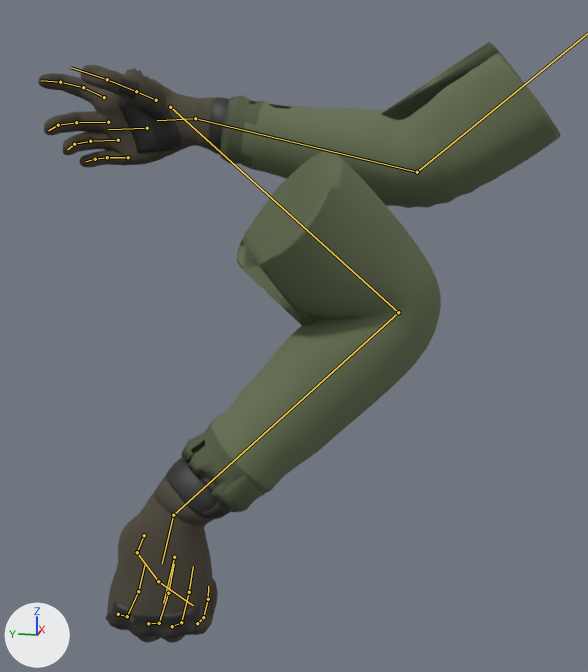
What one commit did to the glTF model assets/models/arms/arms.glb.
One viewpoint serves both versions: a 50 mm camera at (-0.696, -0.098, -0.234) aimed at (0.028, 0.047, -0.415). Every picture has the same lights, and +X, +Y and +Z are marked at lower left. The picture after the commit comes second. Both versions are drawn at frame 0 of the action 'cyber_Hold'; the numbers are the values there. The bones that change, and the others that lie on the model, are drawn over the model as lines.

The first picture shows 'Arm_L', 'Arm_R'.
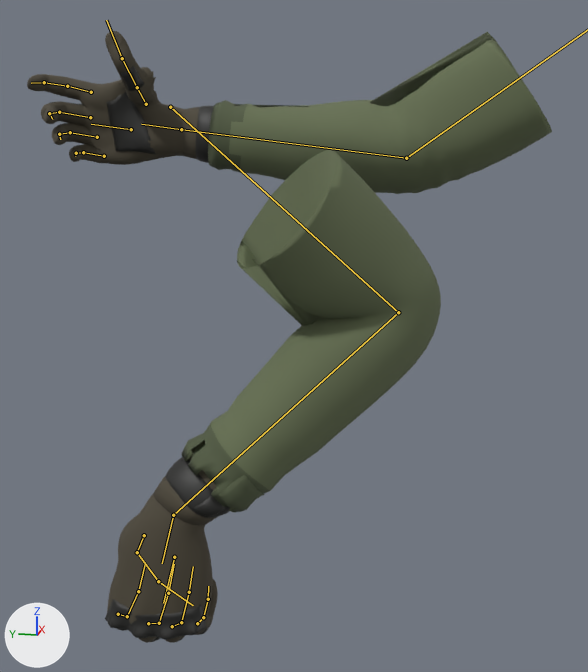
Boxes [x1, y1, x2, y2] around the edits, measured in the pictures (588 x 672 px):
'Arm_L', posed
    before: [106, 150, 441, 643]
    after: [105, 150, 441, 643]
'Arm_R', posed
    before: [38, 42, 561, 208]
    after: [27, 31, 552, 194]
bone 'Forearm_R', root to tip
    before: (417, 172) to (195, 118)
    after: (406, 158) to (181, 129)
bone 'Hand_R', root to tip
    before: (195, 118) to (157, 120)
    after: (181, 129) to (141, 124)
bone 'Index1_R', root to tip
    before: (104, 97) to (83, 87)
    after: (91, 92) to (67, 86)
bone 'Index2_R', root to tip
    before: (83, 87) to (60, 82)
    after: (67, 86) to (44, 82)
bone 'Index3_R', root to tip
    before: (60, 82) to (41, 80)
    after: (44, 82) to (31, 83)
bone 'Middle1_R', root to tip
    before: (108, 122) to (76, 122)
    after: (90, 117) to (59, 112)
bone 'Middle2_R', root to tip
    before: (76, 122) to (58, 125)
    after: (59, 112) to (49, 113)
bone 'Middle3_R', root to tip
    before: (58, 125) to (48, 130)
    after: (49, 113) to (52, 119)
bone 'Pinky1_R', root to tip
    before: (128, 157) to (107, 157)
    after: (104, 156) to (83, 152)
bone 'Pinky2_R', root to tip
    before: (107, 157) to (95, 159)
    after: (83, 152) to (76, 153)
bone 'Pinky3_R', root to tip
    before: (95, 159) to (86, 161)
    after: (76, 153) to (75, 156)
bone 'Ring1_R', root to tip
    before: (118, 140) to (90, 141)
    after: (97, 137) to (70, 132)
bone 'Ring2_R', root to tip
    before: (90, 141) to (74, 144)
    after: (70, 132) to (59, 134)
bone 'Thumb1_R', root to tip
    before: (156, 100) to (136, 91)
    after: (146, 104) to (137, 87)
bone 'Thumb2_R', root to tip
    before: (136, 91) to (107, 79)
    after: (137, 87) to (122, 58)
bone 'Thumb3_R', root to tip
    before: (107, 79) to (71, 67)
    after: (122, 58) to (106, 20)

Diff of the bpy script that builds the scene:
```diff
--- a/assets/models/arms/arms.glb.py
+++ b/assets/models/arms/arms.glb.py
@@ bone_upperarm_r @@
 bone_upperarm_r = bpy.data.objects['Arms'].pose.bones['UpperArm_R']  # child of 'Shoulder_R'
-bone_upperarm_r.rotation_quaternion = (0.865, -0.234, 0.0, 0.443)  # degrees (-24, 12, 52)
+bone_upperarm_r.rotation_quaternion = (0.851, -0.218, 0.0, 0.477)  # degrees (-22, 12, 56)
@@ bone_forearm_r @@
 bone_forearm_r = bpy.data.objects['Arms'].pose.bones['Forearm_R']  # child of 'UpperArm_R'
-bone_forearm_r.rotation_quaternion = (0.997, 0.073, -0.003, -0.002)  # degrees (8, 0, 0)
+bone_forearm_r.rotation_quaternion = (0.994, 0.013, 0.088, -0.064)  # degrees (1, 10, -7)
@@ bone_hand_r @@
 bone_hand_r = bpy.data.objects['Arms'].pose.bones['Hand_R']  # child of 'Forearm_R'
-bone_hand_r.rotation_quaternion = (0.976, 0.144, 0.032, -0.159)  # degrees (16, 6, -18)
+bone_hand_r.rotation_quaternion = (0.991, 0.131, -0.001, -0.022)  # degrees (15, 0, -3)
@@ bone_index1_r @@
 bone_index1_r = bpy.data.objects['Arms'].pose.bones['Index1_R']  # child of 'Hand_R'
-bone_index1_r.rotation_quaternion = (0.985, 0.11, 0.006, 0.136)  # degrees (13, -1, 16)
+bone_index1_r.rotation_quaternion = (0.999, 0.024, -0.003, -0.021)  # degrees (3, 0, -2)
@@ bone_index2_r @@
 bone_index2_r = bpy.data.objects['Arms'].pose.bones['Index2_R']  # child of 'Index1_R'
-bone_index2_r.rotation_quaternion = (0.985, -0.174, 0.0, 0.0)  # degrees (-20, 0, 0)
+bone_index2_r.rotation_quaternion = (0.996, -0.087, 0.0, 0.0)  # degrees (-10, 0, 0)
@@ bone_index3_r @@
 bone_index3_r = bpy.data.objects['Arms'].pose.bones['Index3_R']  # child of 'Index2_R'
-bone_index3_r.rotation_quaternion = (0.954, -0.301, 0.0, 0.0)  # degrees (-35, 0, 0)
+bone_index3_r.rotation_quaternion = (0.875, -0.485, 0.0, 0.0)  # degrees (-58, 0, 0)
@@ bone_middle1_r @@
 bone_middle1_r = bpy.data.objects['Arms'].pose.bones['Middle1_R']  # child of 'Hand_R'
-bone_middle1_r.rotation_quaternion = (0.958, -0.257, -0.034, 0.126)  # degrees (-30, 0, 15)
+bone_middle1_r.rotation_quaternion = (0.933, -0.335, -0.044, 0.123)  # degrees (-40, 0, 15)
@@ bone_middle2_r @@
 bone_middle2_r = bpy.data.objects['Arms'].pose.bones['Middle2_R']  # child of 'Middle1_R'
-bone_middle2_r.rotation_quaternion = (0.966, -0.259, 0.0, 0.0)  # degrees (-30, 0, 0)
+bone_middle2_r.rotation_quaternion = (0.941, -0.338, 0.0, 0.0)  # degrees (-40, 0, 0)
@@ bone_middle3_r @@
 bone_middle3_r = bpy.data.objects['Arms'].pose.bones['Middle3_R']  # child of 'Middle2_R'
-bone_middle3_r.rotation_quaternion = (0.978, -0.208, 0.0, 0.0)  # degrees (-24, 0, 0)
+bone_middle3_r.rotation_quaternion = (0.964, -0.264, 0.0, 0.0)  # degrees (-31, 0, 0)
@@ bone_pinky1_r @@
 bone_pinky1_r = bpy.data.objects['Arms'].pose.bones['Pinky1_R']  # child of 'Hand_R'
-bone_pinky1_r.rotation_quaternion = (0.961, -0.141, -0.061, 0.232)  # degrees (-17, -3, 28)
+bone_pinky1_r.rotation_quaternion = (0.942, -0.236, -0.084, 0.224)  # degrees (-29, -3, 28)
@@ bone_pinky2_r @@
 bone_pinky2_r = bpy.data.objects['Arms'].pose.bones['Pinky2_R']  # child of 'Pinky1_R'
-bone_pinky2_r.rotation_quaternion = (0.976, -0.216, 0.0, 0.0)  # degrees (-25, 0, 0)
+bone_pinky2_r.rotation_quaternion = (0.95, -0.313, 0.0, 0.0)  # degrees (-37, 0, 0)
@@ bone_pinky3_r @@
 bone_pinky3_r = bpy.data.objects['Arms'].pose.bones['Pinky3_R']  # child of 'Pinky2_R'
-bone_pinky3_r.rotation_quaternion = (0.99, -0.139, 0.0, 0.0)  # degrees (-16, 0, 0)
+bone_pinky3_r.rotation_quaternion = (0.972, -0.234, 0.0, 0.0)  # degrees (-27, 0, 0)
@@ bone_ring1_r @@
 bone_ring1_r = bpy.data.objects['Arms'].pose.bones['Ring1_R']  # child of 'Hand_R'
-bone_ring1_r.rotation_quaternion = (0.939, -0.277, -0.055, 0.195)  # degrees (-33, 0, 23)
+bone_ring1_r.rotation_quaternion = (0.923, -0.326, -0.065, 0.192)  # degrees (-39, 0, 23)
@@ bone_ring2_r @@
 bone_ring2_r = bpy.data.objects['Arms'].pose.bones['Ring2_R']  # child of 'Ring1_R'
-bone_ring2_r.rotation_quaternion = (0.965, -0.263, 0.0, 0.0)  # degrees (-30, 0, 0)
+bone_ring2_r.rotation_quaternion = (0.946, -0.326, 0.0, 0.0)  # degrees (-38, 0, 0)
@@ bone_thumb1_r @@
 bone_thumb1_r = bpy.data.objects['Arms'].pose.bones['Thumb1_R']  # child of 'Hand_R'
-bone_thumb1_r.rotation_quaternion = (0.752, -0.219, -0.581, 0.223)  # degrees (-69, -51, 69)
+bone_thumb1_r.rotation_quaternion = (0.557, -0.025, -0.736, 0.383)  # degrees (82, -127, -51)
@@ bone_thumb2_r @@
 bone_thumb2_r = bpy.data.objects['Arms'].pose.bones['Thumb2_R']  # child of 'Thumb1_R'
-bone_thumb2_r.rotation_quaternion = (0.995, 0.021, 0.0, 0.102)  # degrees (2, 0, 12)
+bone_thumb2_r.rotation_quaternion = (1.0, 0.003, 0.0, 0.013)  # degrees (0, 0, 1)
@@ bone_thumb3_r @@
 bone_thumb3_r = bpy.data.objects['Arms'].pose.bones['Thumb3_R']  # child of 'Thumb2_R'
-bone_thumb3_r.rotation_quaternion = (0.891, -0.086, 0.0, -0.446)  # degrees (-9, -4, -53)
+bone_thumb3_r.rotation_quaternion = (0.925, -0.072, 0.0, -0.374)  # degrees (-8, -3, -44)
```
